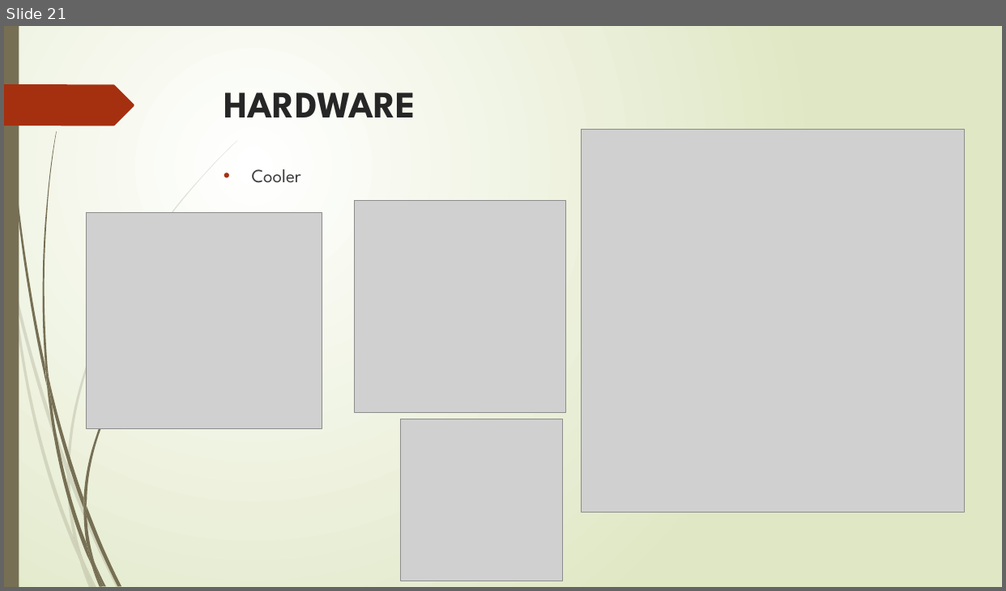
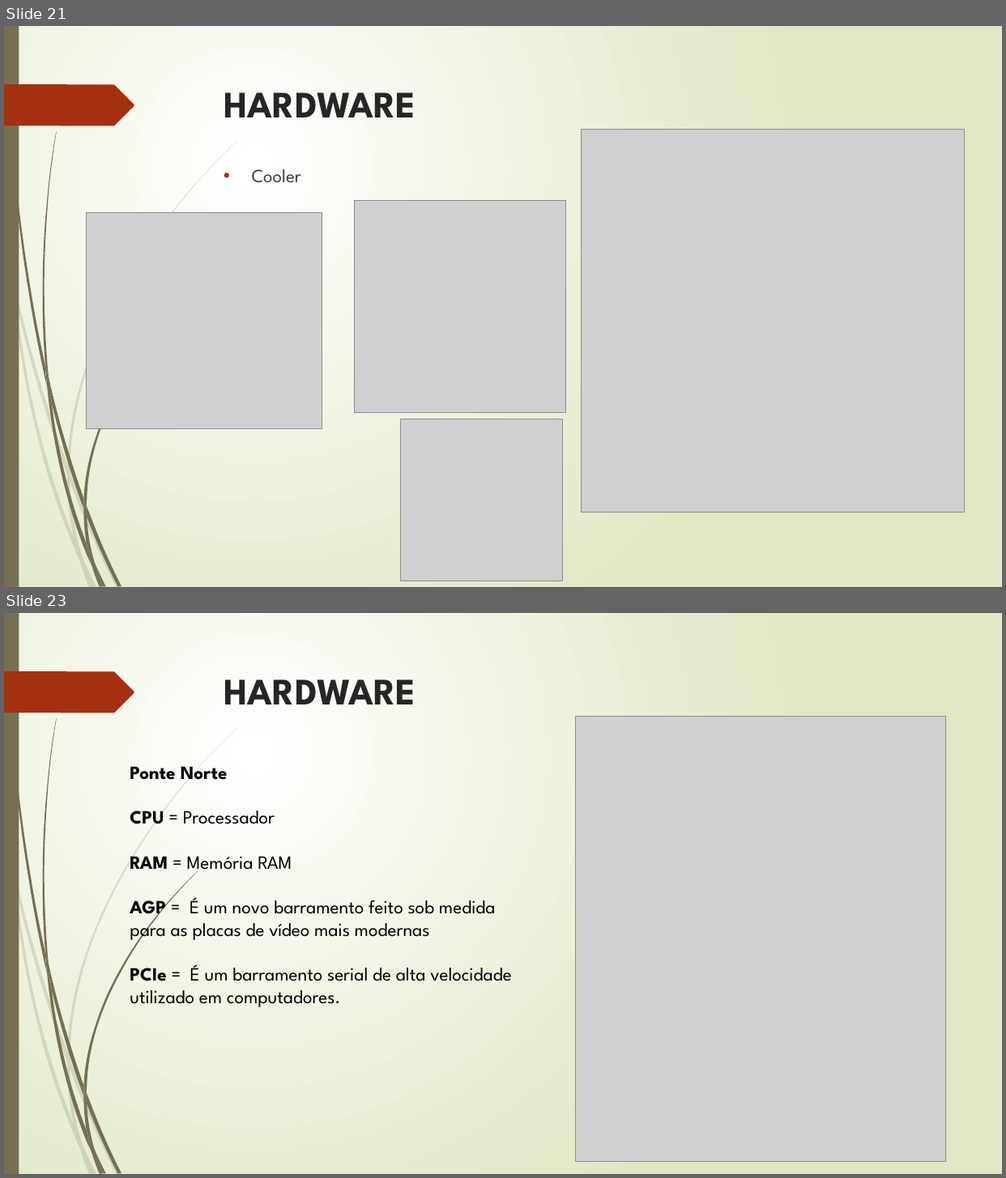
Before and after one commit to luisfernandospoljaric/Aulas-Luis, a slide deck: Hardware Luis/Aula 2/Hardware.pptx. Shown one above the other, each under a label of ours: slide 21 before the commit, slides 21 and 23 after it; the slides between them are not shown. The pictures are 1006x591 and 1006x1178 pixels, drawn with LibreOffice and Linux fonts; fonts in the diff are those of the drawing; grey boxes stand for pictures. Boxes give left, top, right and bottom in pixels: in the first picture for what was removed or moved away, otherwise in the second. Text is boxed around its words. In the diff, an @@ line names an element or a change of style, - is before the commit and + after.

```diff
--- a/Hardware Luis/Aula 2/Hardware.pptx
+++ b/Hardware Luis/Aula 2/Hardware.pptx
@@ slide 23 added at box(4, 613, 1002, 1174), background gradient #FFFFFF to #DFE8C4; not listed: 24 template elements that a slide beside it also shows @@
@@ title added at box(224, 679, 415, 705), 36 pt, text #262626, bold @@
+HARDWARE
@@ picture added at box(575, 717, 946, 1161) @@
@@ text added at box(130, 766, 512, 1007), 18 pt, text #000000 @@
+Ponte Norte
+CPU = Processador
+RAM = Memória RAM
+AGP = É um novo barramento feito sob medida para as placas de vídeo mais modernas
+PCIe = É um barramento serial de alta velocidade utilizado em computadores.
```
Also in this commit, not shown: 4 slides changed, 6 other slides added, 2 other files.
